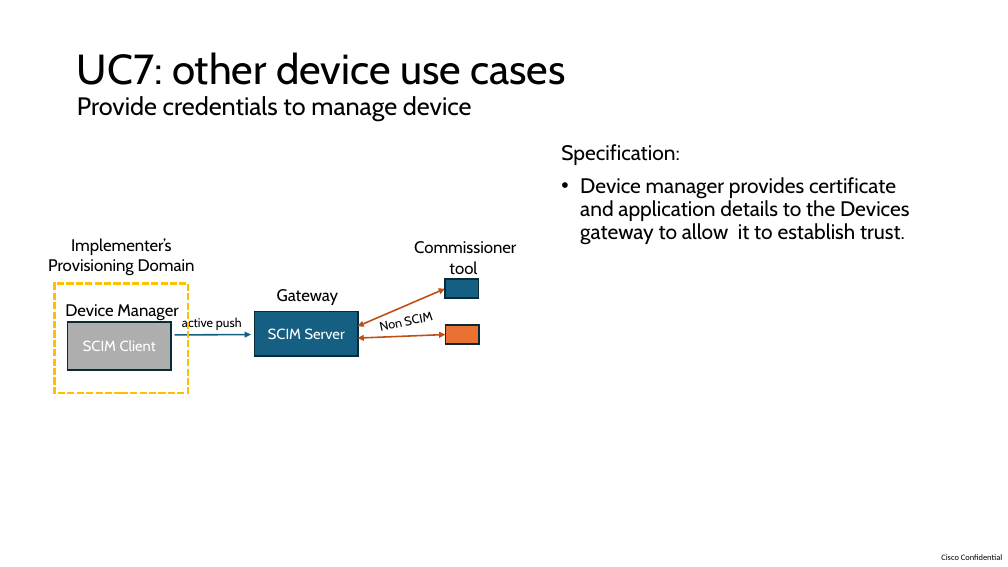
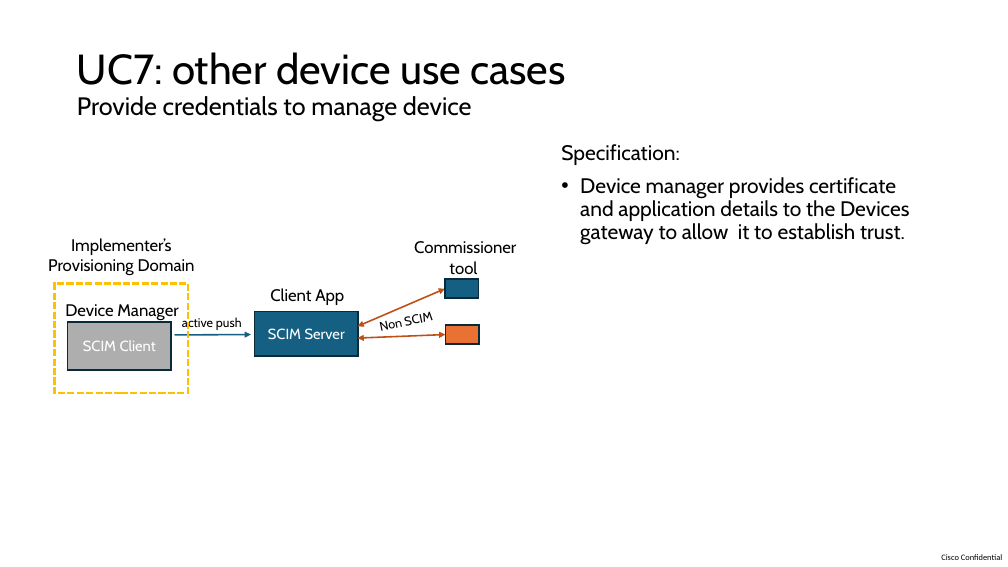
Before and after one commit to pamelatech/scim-use-case-revamp, a slide deck: slide 33 of Use Cases 29 Sep 2024.pptx. Drawn at 1008x567 pixels with LibreOffice and Linux fonts; fonts in the diff are those of the drawing. Boxes give left, top, right and bottom in pixels: in the first picture for what was removed or moved away, otherwise in the second. Text is boxed around its words. In the diff, an @@ line names an element or a change of style, - is before the commit and + after.

```diff
--- a/Use Cases 29 Sep 2024.pptx
+++ b/Use Cases 29 Sep 2024.pptx
@@ text at (270,288,344,305): text changed @@
-Gateway
+Client App
```
Also in this commit, not shown: 5 other slides changed.
